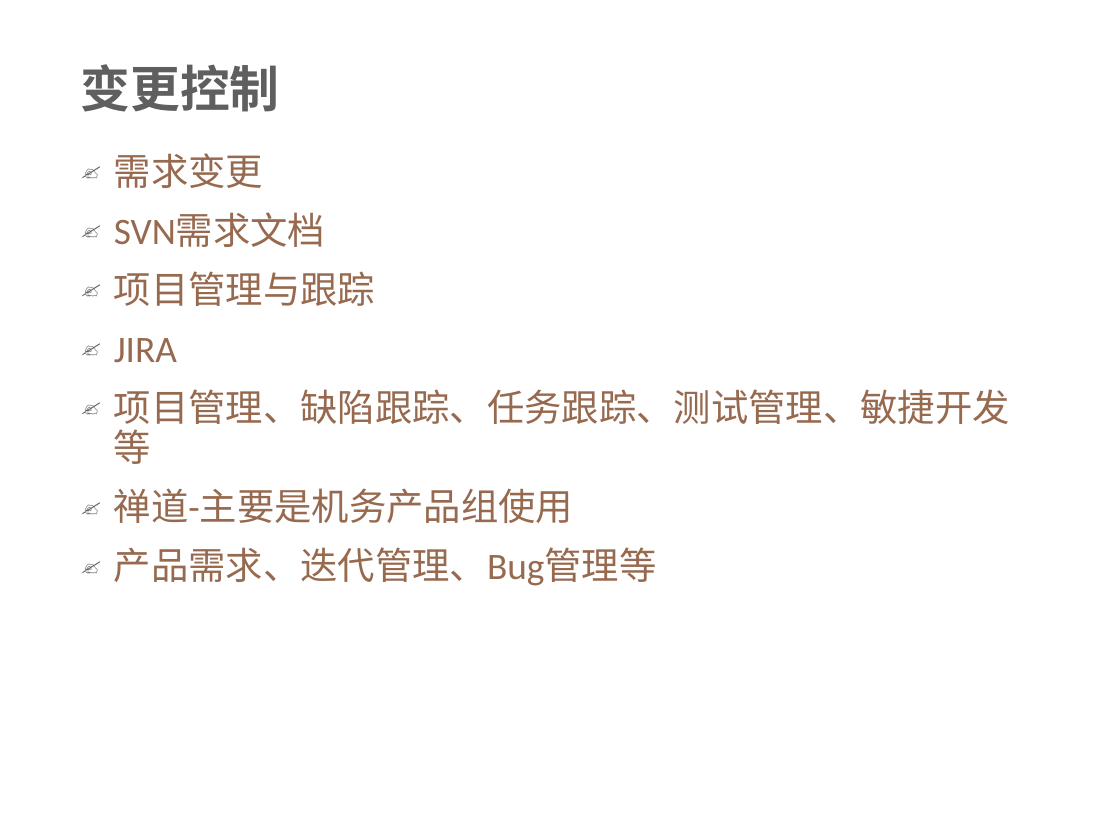
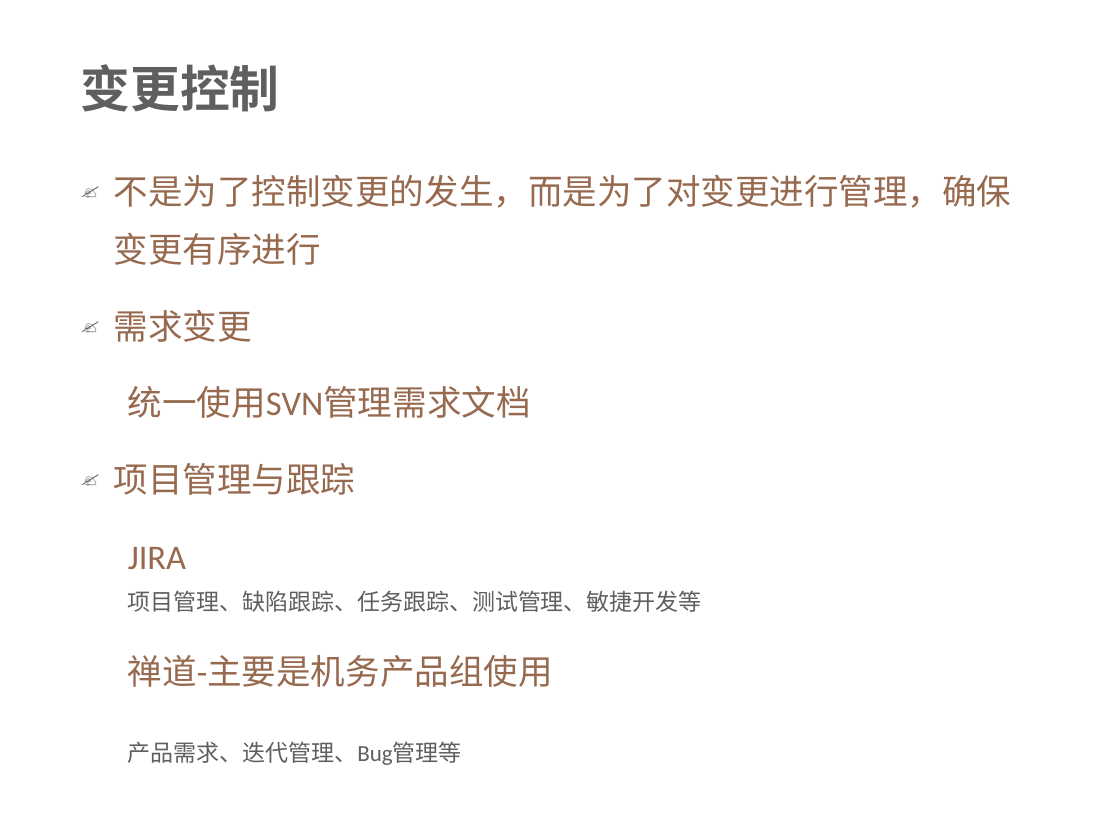
Before and after one commit to xianmomo/demo, a slide deck: slide 18 of 新员工入职指引/配置管理规范及要求.pptx (slide 17 before the commit). Drawn at 1120x840 pixels with LibreOffice and Linux fonts; fonts in the diff are those of the drawing; background and template pictures are left out. Boxes give left, top, right and bottom in pixels: in the first picture for what was removed or moved away, otherwise in the second. Text is boxed around its words. In the diff, an @@ line names an element or a change of style, - is before the commit and + after.

```diff
--- a/新员工入职指引/配置管理规范及要求.pptx
+++ b/新员工入职指引/配置管理规范及要求.pptx
@@ text at [114, 175, 1012, 265]: paragraph added @@
+✍ 不是为了控制变更的发生，而是为了对变更进行管理，确保变更有序进行
@@ text at [114, 310, 702, 765]: size 24 to 22.2 pt in "需求变更", "项目管理与跟踪", "JIRA", "禅道-主要是机务产品组使用"; size 24 to 14.8 pt, text colour #976A4F to #5F5F5F in "项目管理、缺陷跟踪、任务跟踪、测试管理、敏捷开发等", "产品需求、迭代管理、Bug管理等"; line spacing 0.9 to 1.4; bullet ✍ to none; list level 1 to 2 in "项目管理、缺陷跟踪、任务跟踪、测试管理、敏捷开发等"; list level 1 to 2 in "禅道-主要是机务产品组使用"; list level 1 to 2 in "产品需求、迭代管理、Bug管理等" @@
@@ text at [128, 386, 531, 418]: text changed; size 24 to 22.2 pt @@
-✍ SVN需求文档
+统一使用SVN管理需求文档
```
Also in this commit, not shown: 12 other slides changed, 8 slides added, 7 slides removed, 4 other files.
